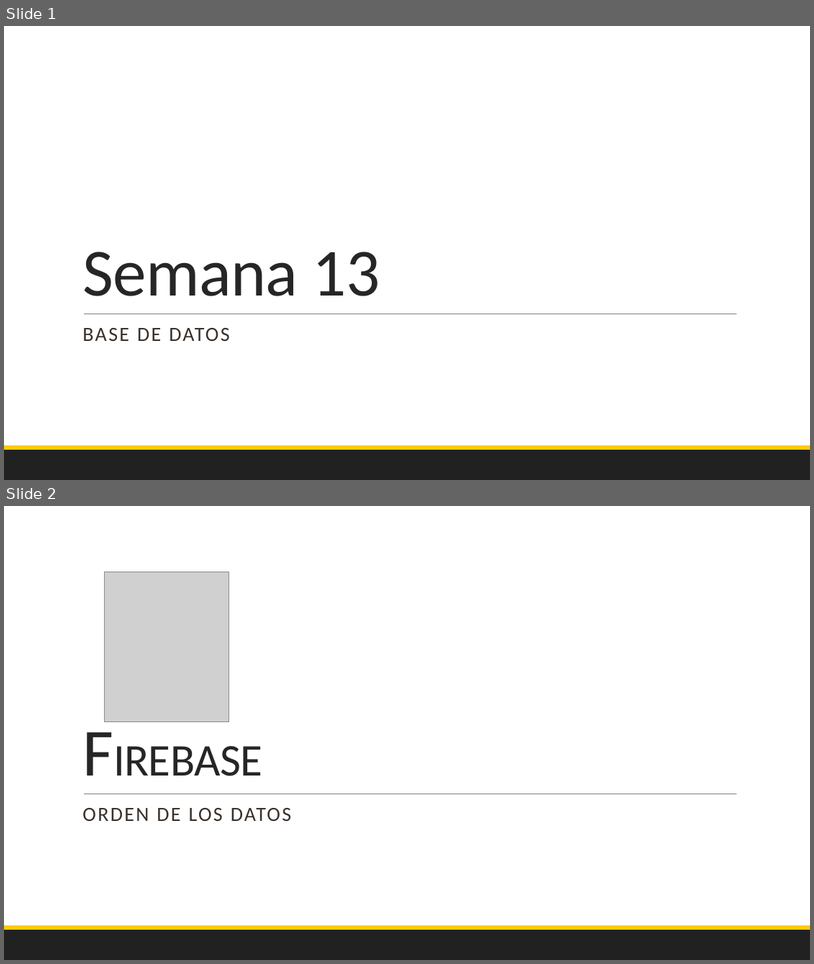
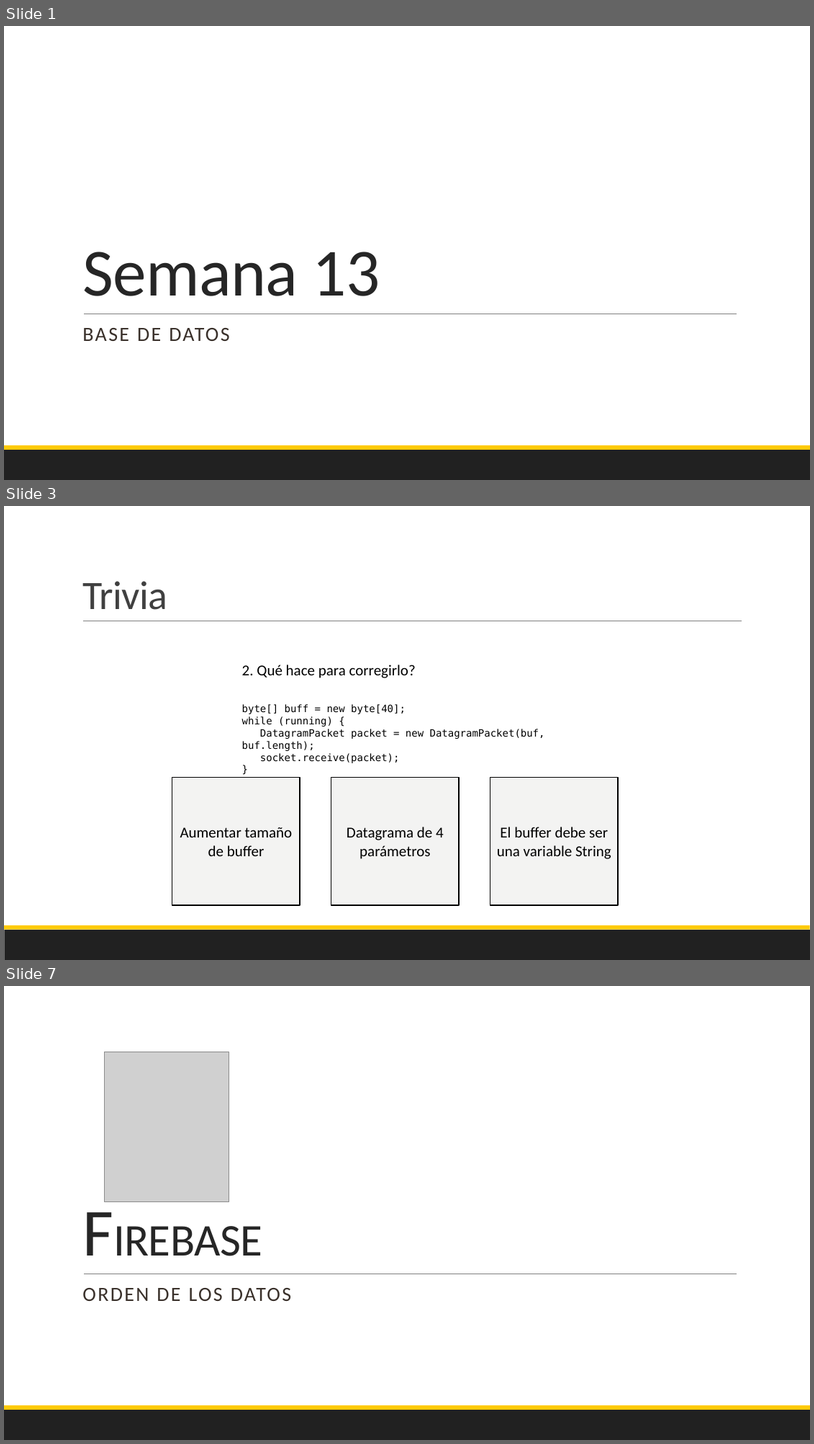
Before and after one commit to Domiciano/EcoApp201, a slide deck: Semana 13/PresentacionMartes.pptx. Shown one above the other, each under a label of ours: slides 1 and 2 before the commit, slides 1, 3 and 7 after it; the slides between them are not shown. The pictures are 814x964 and 814x1444 pixels, drawn with LibreOffice and Linux fonts; fonts in the diff are those of the drawing; grey boxes stand for pictures. Boxes give left, top, right and bottom in pixels: in the first picture for what was removed or moved away, otherwise in the second. Text is boxed around its words. In the diff, an @@ line names an element or a change of style, - is before the commit and + after.

```diff
--- a/Semana 13/PresentacionMartes.pptx
+++ b/Semana 13/PresentacionMartes.pptx
@@ slide 3 added at box(4, 506, 810, 960), background #FFFFFF; not listed: 2 template elements that a slide beside it also shows @@
@@ title added at box(82, 581, 167, 610), 48 pt, text #404040 @@
+Trivia
@@ line added from (83, 621) to (743, 621), #808080 0.5 pt @@
@@ text added at box(242, 664, 416, 678), 18 pt, text #000000 @@
+2. Qué hace para corregirlo?
@@ text added at box(242, 704, 545, 763), 12 pt, text #000000 @@
+byte[] buff = new byte[40];
+while (running) {
+DatagramPacket packet = new DatagramPacket(buf, buf.length);
+socket.receive(packet);
+}
@@ rectangle added at box(172, 777, 300, 905), fill #F3F3F2, outline #000000 1.25 pt, 18 pt, text #000000 @@
+Aumentar tamaño de buffer
@@ rectangle added at box(332, 777, 459, 905), fill #F3F3F2, outline #000000 1.25 pt, 18 pt, text #000000 @@
+Datagrama de 4 parámetros
@@ rectangle added at box(491, 777, 618, 905), fill #F3F3F2, outline #000000 1.25 pt, 18 pt, text #000000 @@
+El buffer debe ser una variable String
@@ what was slide 2 is now slide 7 @@
```
Also in this commit, not shown: 6 other slides added, 2 other files.
